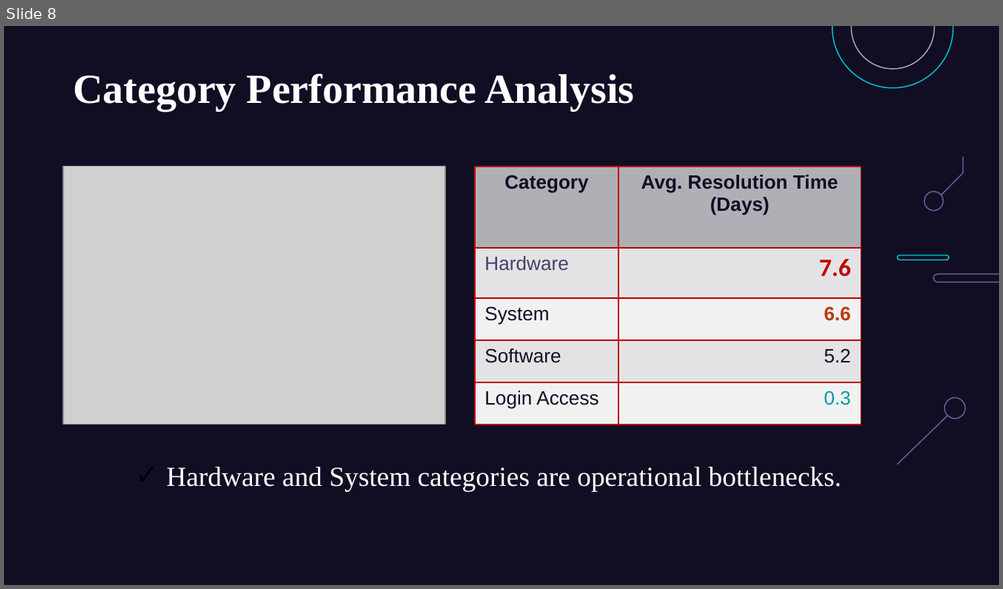
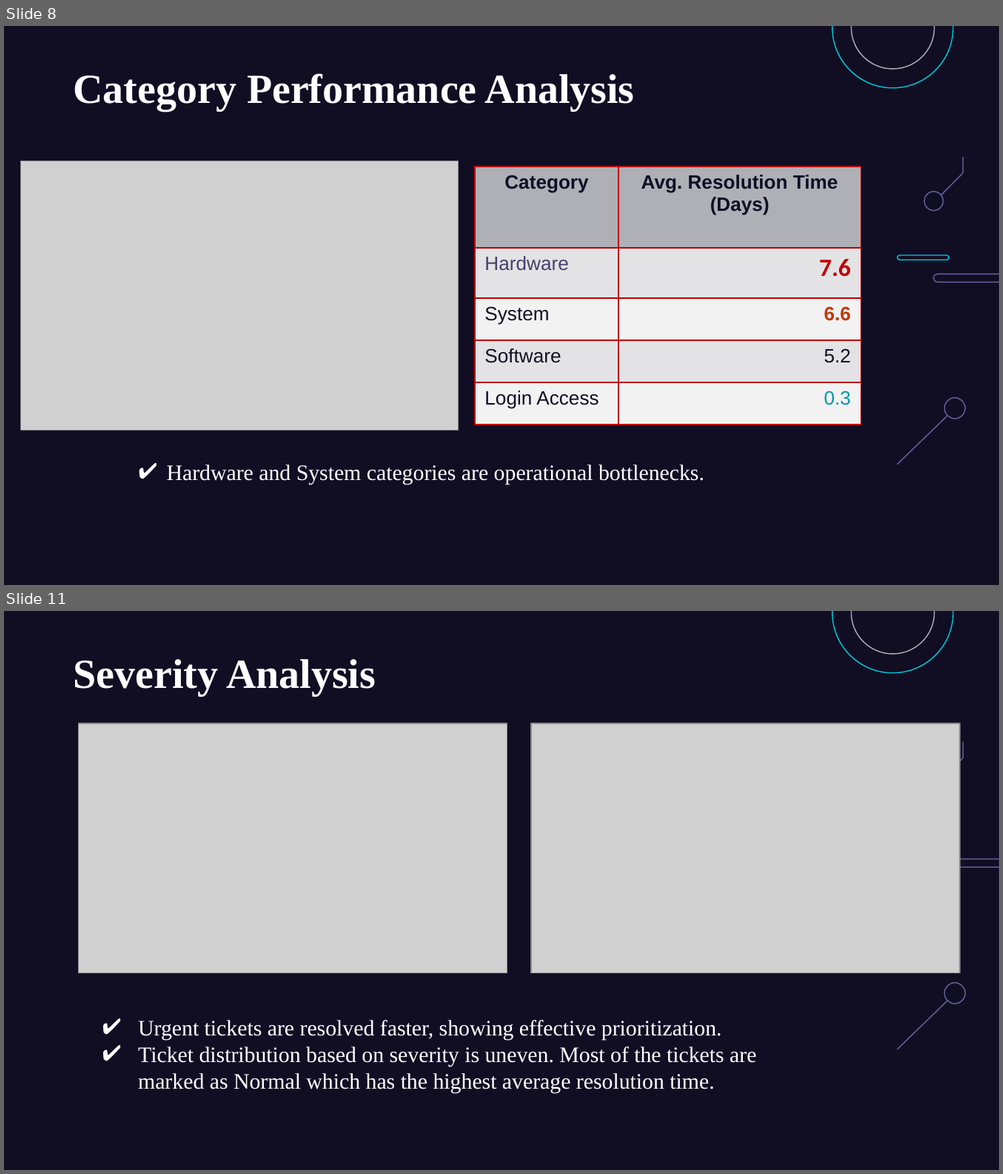
Before and after one commit to jemish123/IT_Ticket_Analysis, a slide deck: SpreadSheet_Project_IT_Ticket_Analysis.pptx. Shown one above the other, each under a label of ours: slide 8 before the commit, slides 8 and 11 after it; the slides between them are not shown. The pictures are 1003x589 and 1003x1174 pixels, drawn with LibreOffice and Linux fonts; fonts in the diff are those of the drawing; grey boxes stand for pictures. Boxes give left, top, right and bottom in pixels: in the first picture for what was removed or moved away, otherwise in the second. Text is boxed around its words. In the diff, an @@ line names an element or a change of style, - is before the commit and + after.

```diff
--- a/SpreadSheet_Project_IT_Ticket_Analysis.pptx
+++ b/SpreadSheet_Project_IT_Ticket_Analysis.pptx
@@ slide 11 added at (4, 611, 999, 1170), background #110E24; not listed: 6 template elements that a slide beside it also shows @@
@@ text added at (74, 659, 375, 696), 30 pt, text #FFFFFF, bold @@
+Severity Analysis
@@ picture added at (79, 723, 507, 973) @@
@@ picture added at (531, 723, 960, 973) @@
@@ text added at (138, 1020, 756, 1093), 16 pt, text #FFFFFF @@
+✔ Urgent tickets are resolved faster, showing effective prioritization.
+✔ Ticket distribution based on severity is uneven. Most of the tickets are marked as Normal which has the highest average resolution time.
@@ slide 8 changed as well @@
@@ picture: place and size @@
-picture at (64, 167, 446, 425)
+picture at (21, 161, 458, 431)
@@ table at (475, 167, 860, 492) @@
@@ fill #F2F2F3 to #F2F2F2 in 4 cells @@
@@ text colour #009AA6 to #0099A5 in "0.3" @@
@@ text "Hardware and System categories are ..." at (167, 465, 704, 485): size 20 to 16 pt; bullet ✓ to ✔; bullet colour #000000 to #FFFFFF @@
```
Also in this commit, not shown: 16 other slides changed, 4 other slides added, 2 slides removed, 6 other files.
